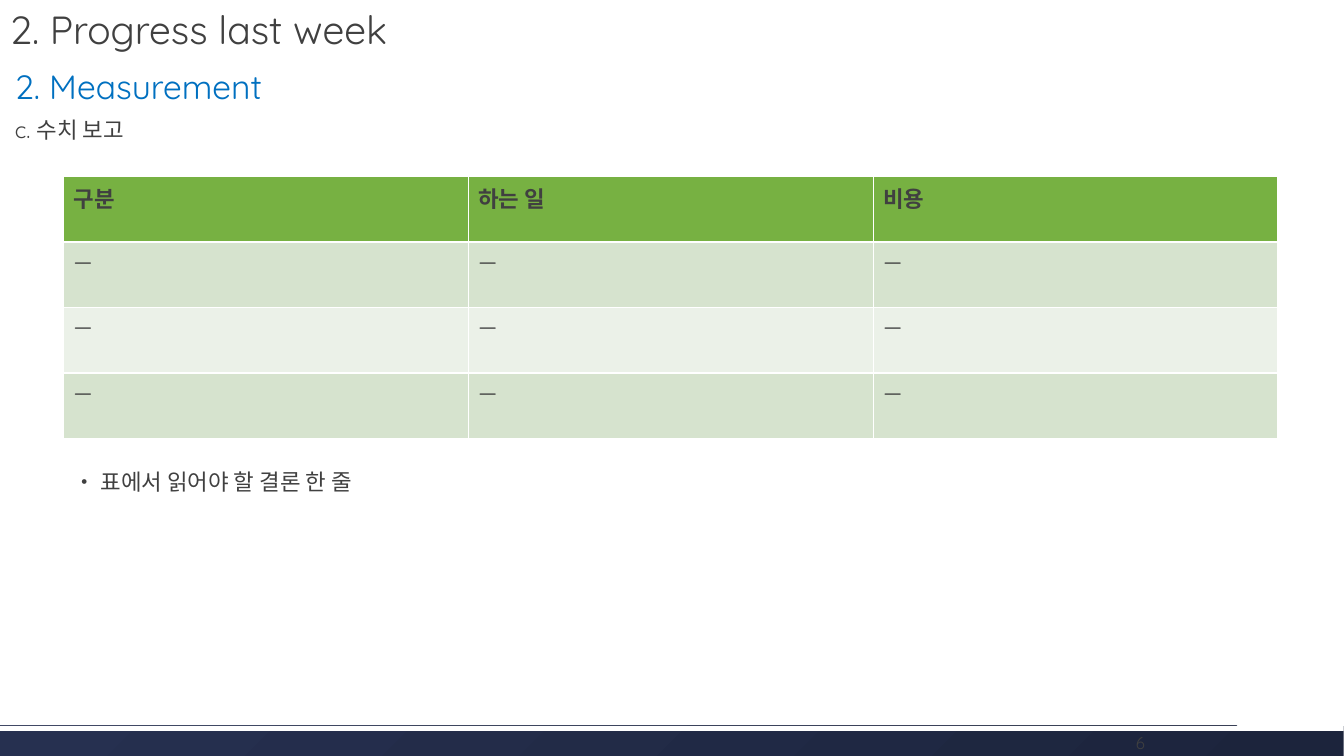
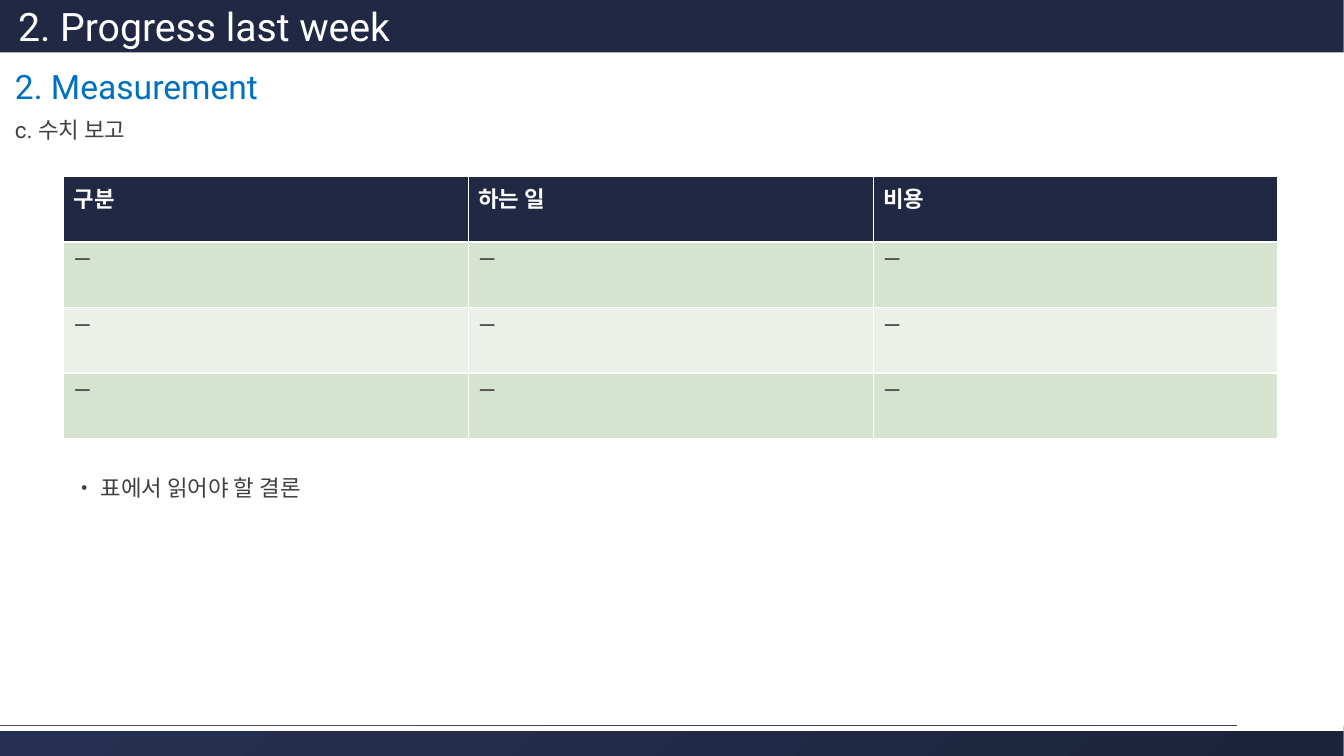
Before and after one commit to hjkim24/RADP, a slide deck: slide 6 of ppt/template/radp-progress-template.pptx. Drawn at 1344x756 pixels with LibreOffice and Linux fonts; fonts in the diff are those of the drawing. Boxes give left, top, right and bottom in pixels: in the first picture for what was removed or moved away, otherwise in the second. Text is boxed around its words. In the diff, an @@ line names an element or a change of style, - is before the commit and + after.

```diff
--- a/ppt/template/radp-progress-template.pptx
+++ b/ppt/template/radp-progress-template.pptx
@@ rectangle "2. Progress last week": place and size @@
-rectangle "2. Progress last week" at (10,15,387,52)
+rectangle "2. Progress last week" at (0,0,1344,52)
@@ rectangle "2. Progress last week" at (0,0,1344,52): font Quicksand to Roboto, text colour #404040 to #FFFFFF; fill none to #202843 @@
@@ text "2. Measurement" at (15,74,258,100): font Quicksand to Roboto @@
@@ text "c. 수치 보고" at (15,119,125,140): font Quicksand to Roboto @@
@@ table at (64,176,1279,439) @@
@@ fill #77B142 to #202843 in row 1 @@
@@ font Quicksand to Roboto @@
@@ text colour #404040 to #FFFFFF in "구분", "하는 일", "비용" @@
@@ text at (101,477,301,498): text changed; font Quicksand to Roboto @@
-• 표에서 읽어야 할 결론 한 줄
+• 표에서 읽어야 할 결론
@@ text removed at (1136,730,1145,755) @@
-6
```
Also in this commit, not shown: 6 other slides changed, 1 slide added, 1 slide removed, 11 other files.
